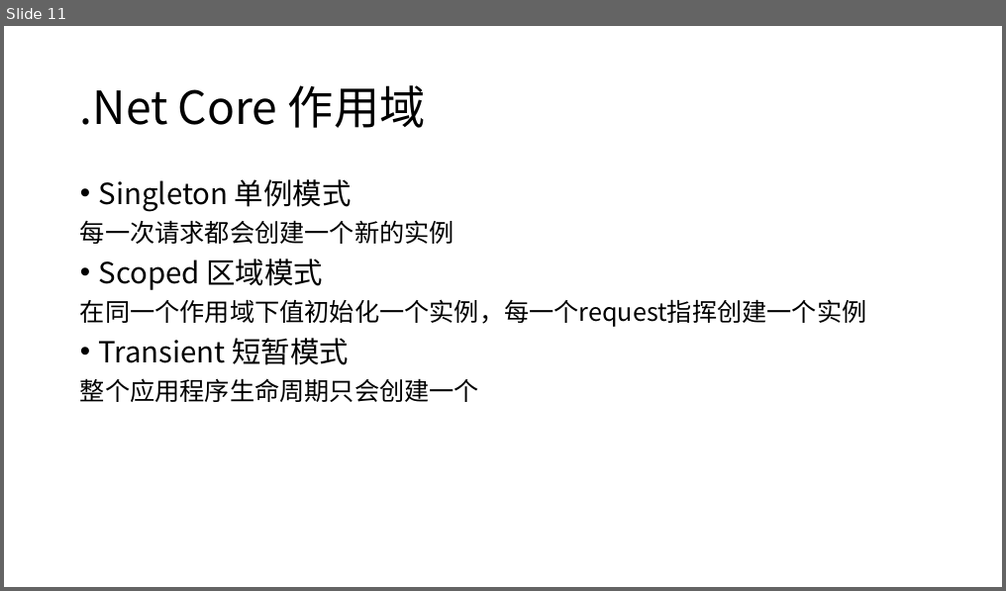
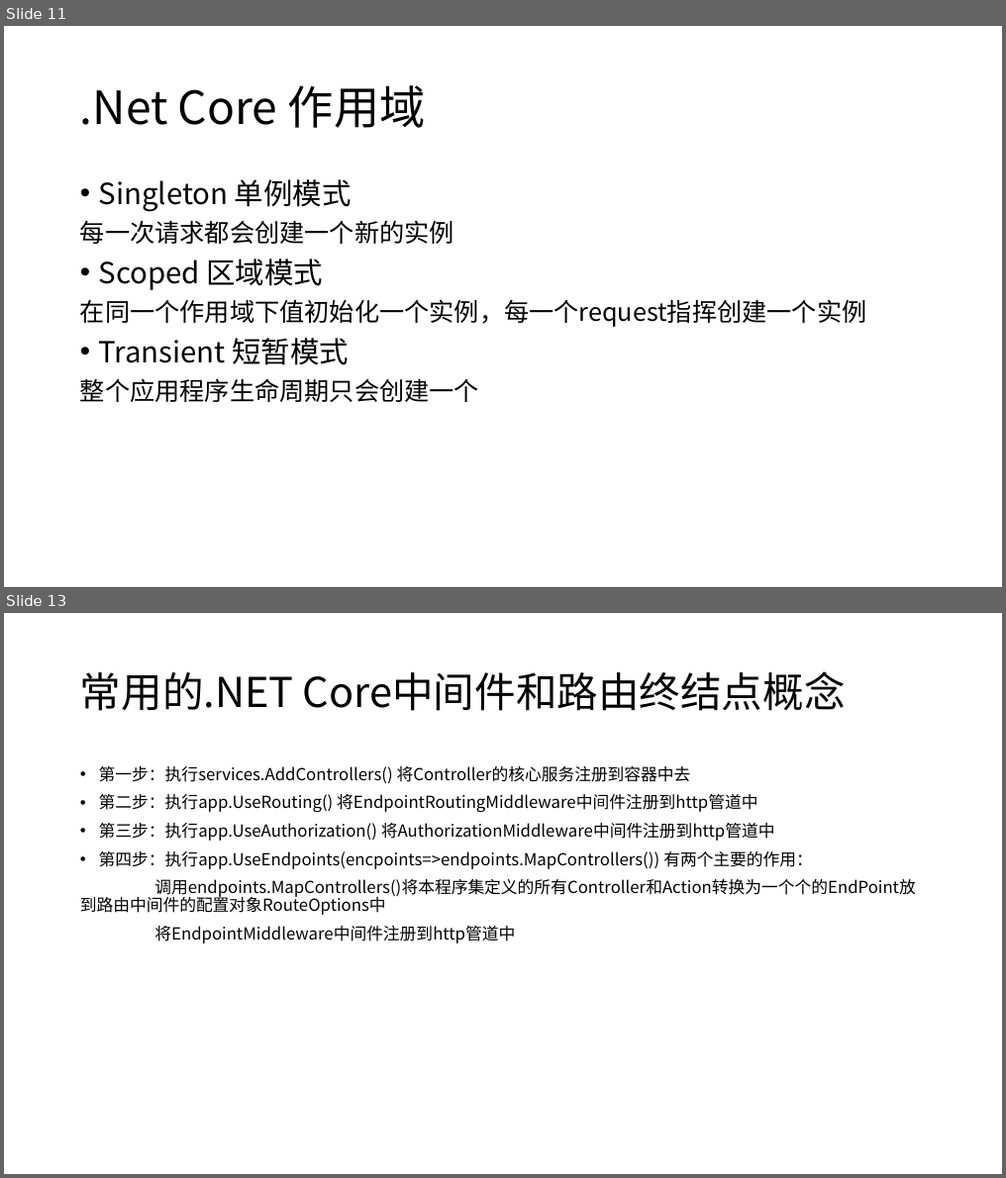
Before and after one commit to DarkRogerZz/TestCore, a slide deck: Word/.NET Core核心基础知识内容.pptx. Shown one above the other, each under a label of ours: slide 11 before the commit, slides 11 and 13 after it; the slides between them are not shown. The pictures are 1006x591 and 1006x1178 pixels, drawn with LibreOffice and Linux fonts; fonts in the diff are those of the drawing. Boxes give left, top, right and bottom in pixels: in the first picture for what was removed or moved away, otherwise in the second. Text is boxed around its words. In the diff, an @@ line names an element or a change of style, - is before the commit and + after.

```diff
--- a/Word/.NET Core核心基础知识内容.pptx
+++ b/Word/.NET Core核心基础知识内容.pptx
@@ slide 13 added at box(4, 613, 1002, 1174), background #FFFFFF @@
@@ title added at box(80, 671, 846, 711), 39.6 pt, text #000000 @@
+常用的.NET Core中间件和路由终结点概念
@@ text added at box(99, 766, 915, 944), 16 pt, text #000000 @@
+• 第一步：执行services.AddControllers() 将Controller的核心服务注册到容器中去
+• 第二步：执行app.UseRouting() 将EndpointRoutingMiddleware中间件注册到http管道中
+• 第三步：执行app.UseAuthorization() 将AuthorizationMiddleware中间件注册到http管道中
+• 第四步：执行app.UseEndpoints(encpoints=>endpoints.MapControllers()) 有两个主要的作用：
+调用endpoints.MapControllers()将本程序集定义的所有Controller和Action转换为一个个的EndPoint放到路由中间件的配置对象RouteOptions中
+将EndpointMiddleware中间件注册到http管道中
```
Also in this commit, not shown: 1 other slide added, 9 other files.
